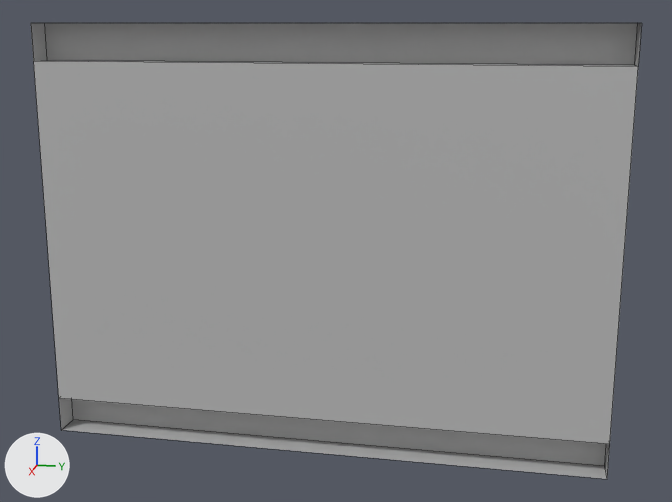
Two versions of the FBX model Avarice/Assets/Art Assets/Environment Assets/Meshes/Mesh_Wall.fbx, one commit apart.
Before and after are seen from a camera (50 mm lens) standing at (6.02, -0.67, 3.01) and looking at (-0.13, -1.9, 1.47). Every picture has the same lights, and +X, +Y and +Z are marked at lower left. Mesh edges are drawn as thin lines. Where no turn or scale is listed for an object, it has been applied to the vertices.

Names of what the first picture shows: 'Mesh_Wall'.
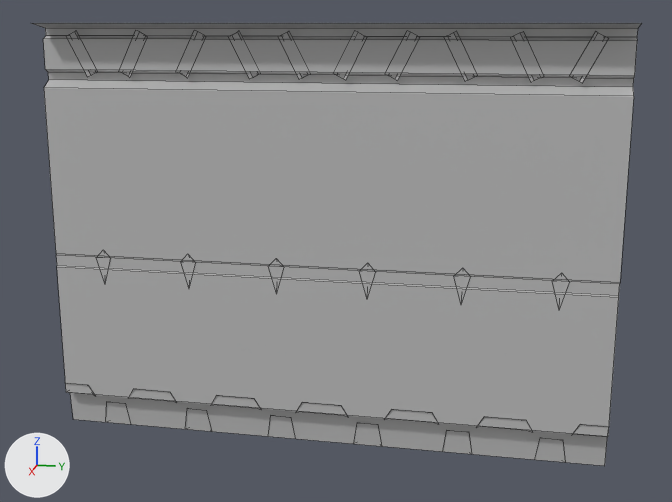
Pixel boxes (x1, y1, x2, y2) of what changed, in the pictures (672 x 502 px):
'Mesh_Wall', reshaped: before (31, 23, 642, 479); after (32, 23, 641, 466)

What the commit changed:
me_mesh is used by ob_mesh_wall; location (0.0, 0.0, 0.0).
me_mesh had 16 vertices, 11 faces and spanned x -0.2..0.0, y -4.0..0.0, z 0.0..3.0.
me_mesh now has 242 vertices, 118 faces and spans x -0.23..0.0, y -4.0..0.0, z 0.0..3.0.
Part 1, on me_mesh:
8 vertices are removed from x -0.2..0.0, y -4.0..0.0, z 0.0..2.74.
9 faces are deleted.
4 vertices move from x -0.2, y -4.0..0.0, z 2.74..3.0 to x -0.2, y -4.0..0.0, z 2.91..2.97.
101 vertices are added at x -0.23..-0.11, y -4.0..0.0, z 0.0..2.95.
12 new vertices lie (0.0, 0.14, 0.28) away from vertices in x -0.18..-0.16, y -3.43..-0.33, z 2.63..2.67.
12 new vertices lie (0.0, 0.14, -0.28) away from vertices in x -0.18..-0.16, y -3.81..-0.69, z 2.91..2.95.
11 new vertices lie (0.0, 4.0, 0.0) away from vertices in x -0.2..-0.12, y -4.0, z 0.26..2.89.
6 new vertices lie (0.01, -0.04, 0.08) away from vertices in x -0.15, y -3.8..-0.55, z 0.24.
6 new vertices lie (0.0, 0.05, -0.09) away from vertices in x -0.11, y -3.81..-0.56, z 0.34.
5 new vertices lie (0.0, -0.3, 0.0) away from vertices in x -0.15, y -3.15..-0.55, z 0.24.
5 new vertices lie (0.04, -0.04, 0.01) away from vertices in x -0.15, y -3.45..-0.85, z 0.24.
5 new vertices lie (0.01, 0.04, 0.08) away from vertices in x -0.15, y -3.45..-0.85, z 0.24.
5 new vertices lie (0.0, 0.05, 0.09) away from vertices in x -0.11, y -3.49..-0.89, z 0.25.
6 new vertices lie (0.0, -0.17, 0.0) away from vertices in x -0.23, y -3.54..-0.29, z 0.0.
6 new vertices lie (0.04, -0.02, 0.0) away from vertices in x -0.23, y -3.71..-0.46, z 0.0.
6 new vertices lie (0.02, 0.02, 0.16) away from vertices in x -0.23, y -3.71..-0.46, z 0.0.
6 new vertices lie (0.02, 0.03, 0.18) away from vertices in x -0.19, y -3.73..-0.48, z 0.0.
6 new vertices lie (0.0, 0.13, 0.0) away from vertices in x -0.21, y -3.69..-0.44, z 0.16.
6 new vertices lie (0.0, 0.15, 0.0) away from vertices in x -0.17, y -3.7..-0.45, z 0.18.
6 new vertices lie (-0.02, 0.03, -0.18) away from vertices in x -0.17, y -3.55..-0.3, z 0.18.
6 new vertices lie (0.03, 0.0, -0.21) away from vertices in x -0.15, y -3.62..-0.37, z 1.34.
6 new vertices lie (0.0, -0.06, 0.21) away from vertices in x -0.12, y -3.62..-0.37, z 1.13.
6 new vertices lie (0.0, 0.06, 0.06) away from vertices in x -0.12, y -3.68..-0.43, z 1.34.
6 new vertices lie (0.0, 0.05, 0.21) away from vertices in x -0.12, y -3.62..-0.37, z 1.13.
116 new faces join them.
